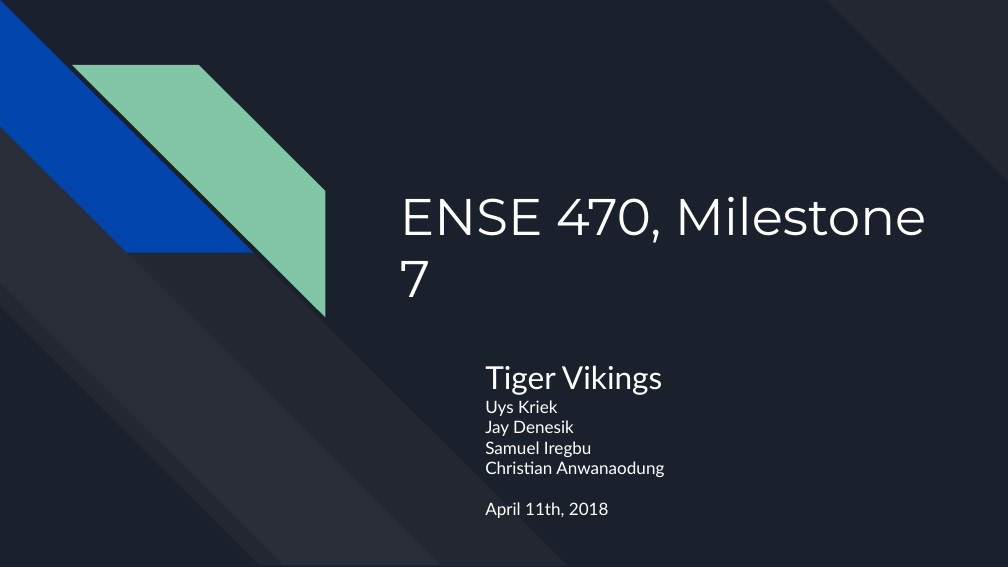
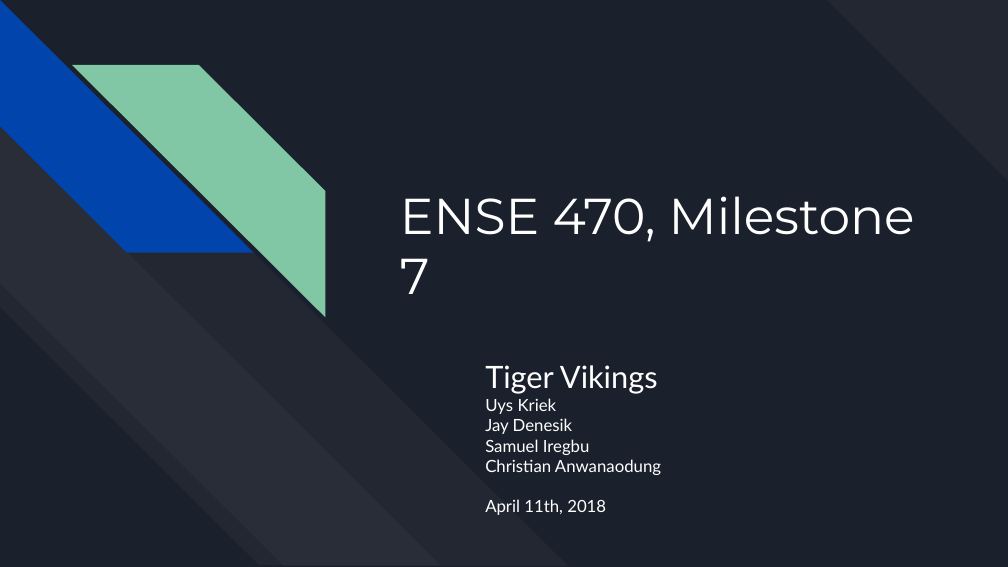
Before and after one commit to jaywmdenesik/ENSE-470-Group-Project, a slide deck: slide 1 of Milestone 7/ENSE 470, Milestone 7.pptx. Drawn at 1008x567 pixels with LibreOffice and Linux fonts; fonts in the diff are those of the drawing. Boxes give left, top, right and bottom in pixels: in the first picture for what was removed or moved away, otherwise in the second. Text is boxed around its words. In the diff, an @@ line names an element or a change of style, - is before the commit and + after.

```diff
--- a/Milestone 7/ENSE 470, Milestone 7.pptx
+++ b/Milestone 7/ENSE 470, Milestone 7.pptx
@@ title "ENSE 470, Milestone 7" at box(400, 196, 915, 294): size 36.8 to 36 pt @@
@@ subtitle "Tiger Vikings" at box(485, 365, 661, 515): size 22.6 to 22 pt in "Tiger Vikings"; size 12.2 to 12 pt in "Uys Kriek", "Jay Denesik", "Samuel Iregbu", "Christian Anwanaodung" and 1 more places @@
```
Also in this commit, not shown: 2 other slides changed, 1 slide removed.
